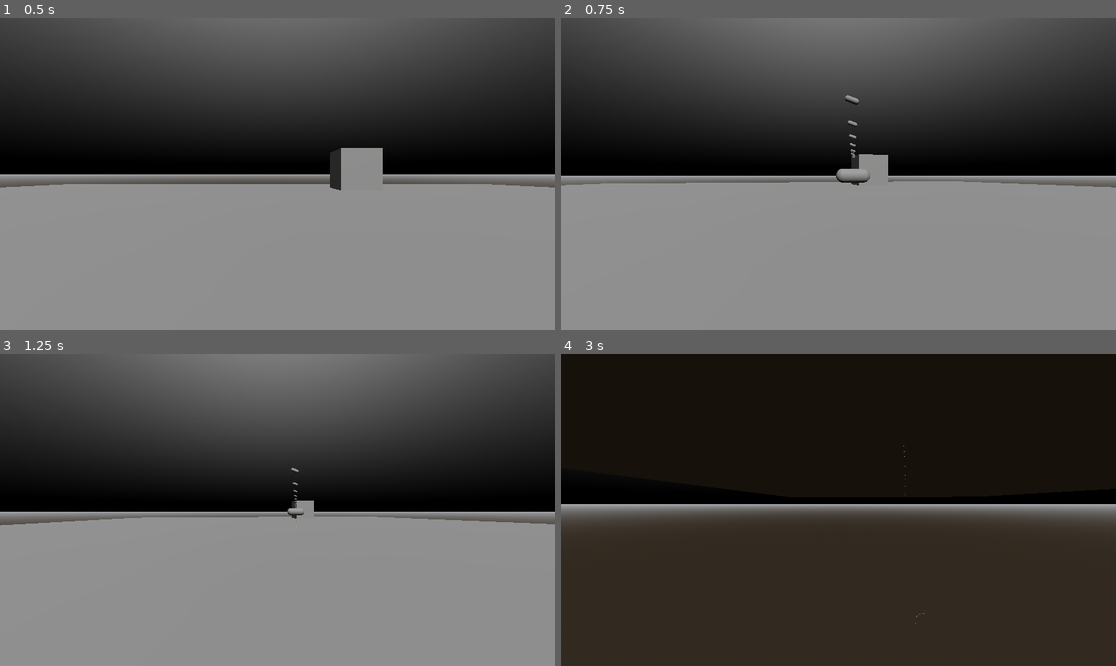
Above: before the commit, frames 1-4 (two rows, left to right).
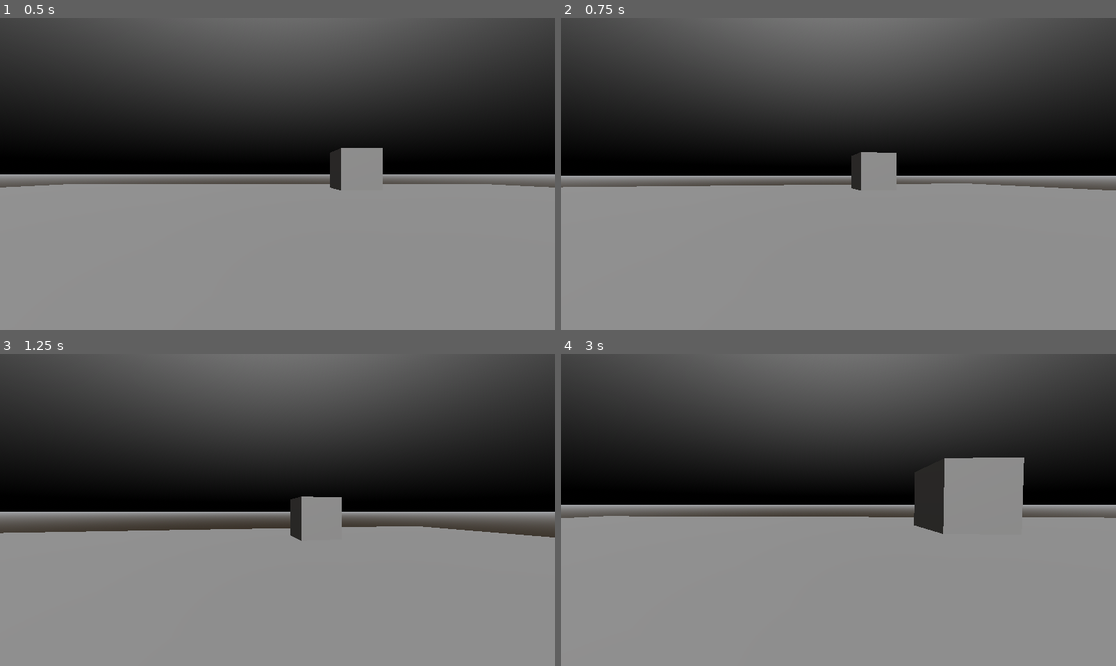
Above: after the commit, the same moments.

Repository: ROKAMETISM/3DPractice1
Game: Godot game, scene res://Scenes/world.tscn
Two runs of this game, one before a commit and one after it. Both use one fixed random seed, a clock stepped at 60 frames per second and the inputs below.
Inputs (mouse positions are in pixels of both pictures, inside the frame that each line leads up to):
- Up to frame 1 (0.5 s): no input
- Up to frame 2 (0.75 s): move the mouse to (866, 174) at 0.52 s; press the mouse at (866, 174) at 0.53 s; hold W (move_forward) from 0.53 s (still down)
- Up to frame 3 (1.25 s): keep holding W (move_forward); tap Space (jump) at 0.77 s
- Up to frame 4 (3 s): keep holding W (move_forward); move the mouse to (810, 510) at 1.27 s; release the mouse at (810, 510) at 1.28 s; tap Shift (sprint) at 1.35, 2.85 s; tap Space (jump) at 1.52 s; move the mouse to (849, 503) at 2.02 s; press the mouse at (849, 503) at 2.03 s; move the mouse to (832, 516) at 2.77 s; release the mouse at (832, 516) at 2.78 s

Frame 1 is identical in both runs. In frame 2, 1.3% of the frame differs, in the area x 0-100%, y 24-56%; in frame 3, 3.7%; in frame 4, 81%, in the area x 0-100%, y 0-100%.

Commit message:
Change Bullet to area3d from rigidbody3d

Diff:
--- a/Scenes/bullet.tscn
+++ b/Scenes/bullet.tscn
@@ -11,7 +11,7 @@
 [sub_resource type="ConvexPolygonShape3D" id="ConvexPolygonShape3D_xjght"]
 points = PackedVector3Array(0.009383446, 0.016740186, -0.00080371136, -0.009510717, -0.01595734, -0.00080130325, -0.009 …(1210 unchanged characters)…
 
-[node name="Bullet" type="RigidBody3D"]
+[node name="Bullet" type="Area3D"]
 script = ExtResource("1_xjght")
 
 [node name="MeshInstance3D" type="MeshInstance3D" parent="."]
--- a/Scripts/bullet.gd
+++ b/Scripts/bullet.gd
@@ -1,4 +1,4 @@
-extends RigidBody3D
+extends Area3D
 
 var lifetime := 3.0
 
